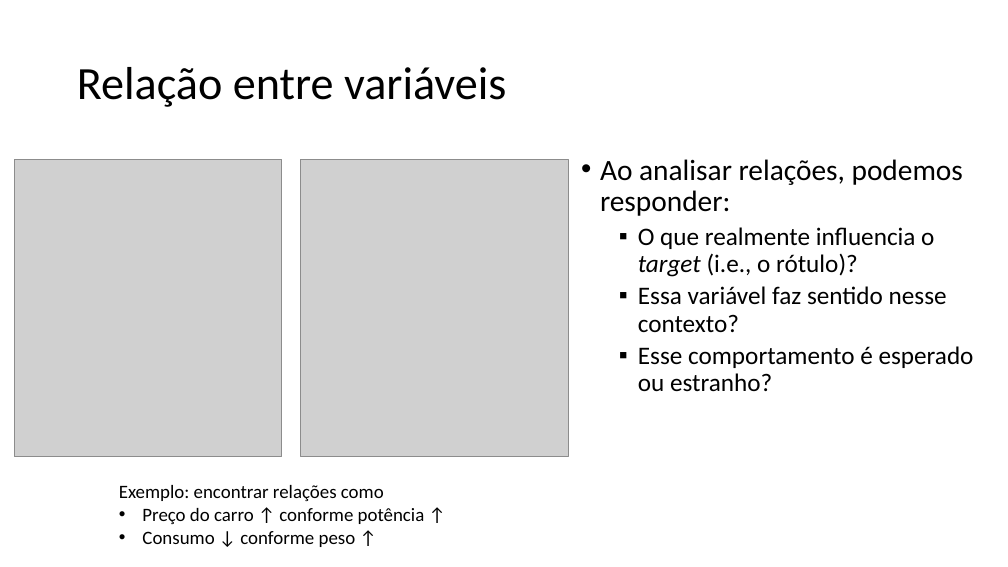
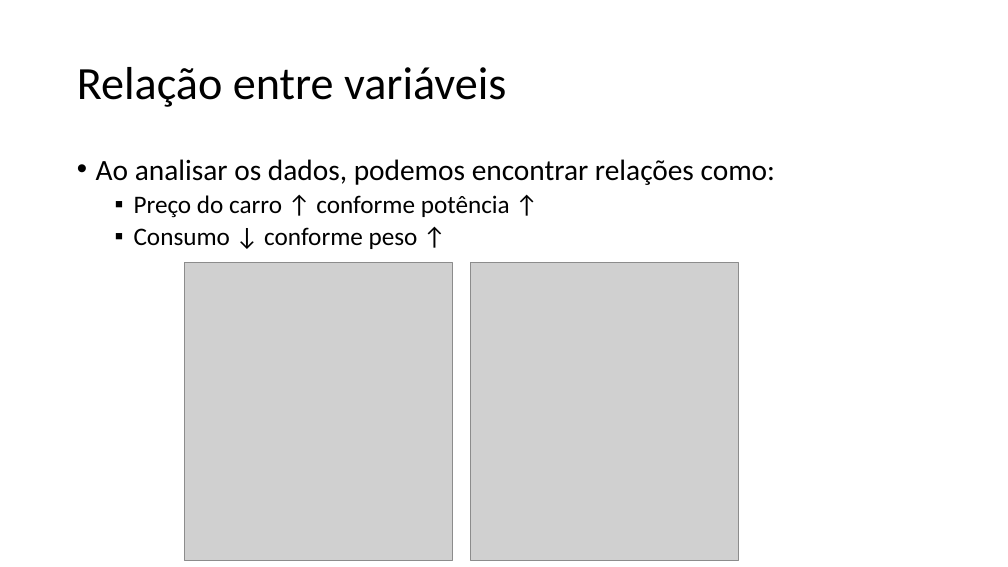
Before and after one commit to zz4fap/c24_inteligencia_artificial, a slide deck: slide 38 of slides/C24_EDA.pptx (slide 39 before the commit). Drawn at 1008x567 pixels with LibreOffice and Linux fonts; fonts in the diff are those of the drawing; grey boxes stand for pictures. Boxes give left, top, right and bottom in pixels: in the first picture for what was removed or moved away, otherwise in the second. Text is boxed around its words. In the diff, an @@ line names an element or a change of style, - is before the commit and + after.

```diff
--- a/slides/C24_EDA.pptx
+++ b/slides/C24_EDA.pptx
@@ text at [96, 159, 775, 249]: text changed @@
-• Ao analisar relações, podemos responder:
-  ▪ O que realmente influencia o target (i.e., o rótulo)?
-  ▪ Essa variável faz sentido nesse contexto?
-  ▪ Esse comportamento é esperado ou estranho?
+• Ao analisar os dados, podemos encontrar relações como:
+  ▪ Preço do carro ↑ conforme potência ↑
+  ▪ Consumo ↓ conforme peso ↑
@@ picture: place and size @@
-picture at [14, 159, 282, 457]
+picture at [185, 262, 452, 560]
@@ picture: place and size @@
-picture at [301, 159, 569, 457]
+picture at [471, 262, 739, 560]
@@ text removed at [119, 485, 425, 547] @@
-Exemplo: encontrar relações como
-• Preço do carro ↑ conforme potência ↑
-• Consumo ↓ conforme peso ↑
```
Also in this commit, not shown: 9 other slides changed, 1 other file.
